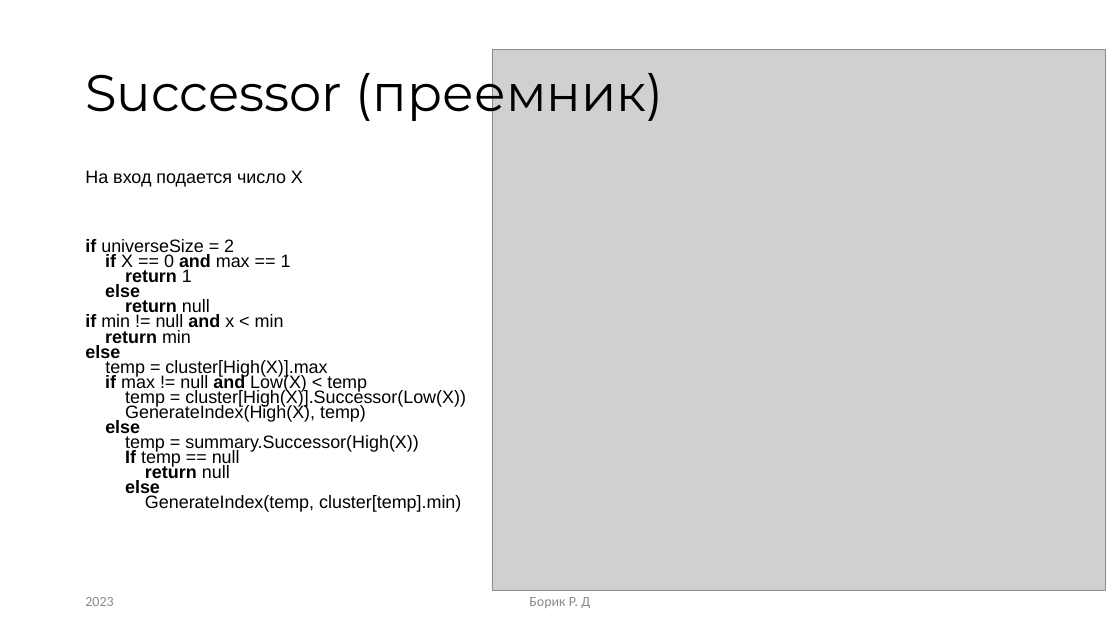
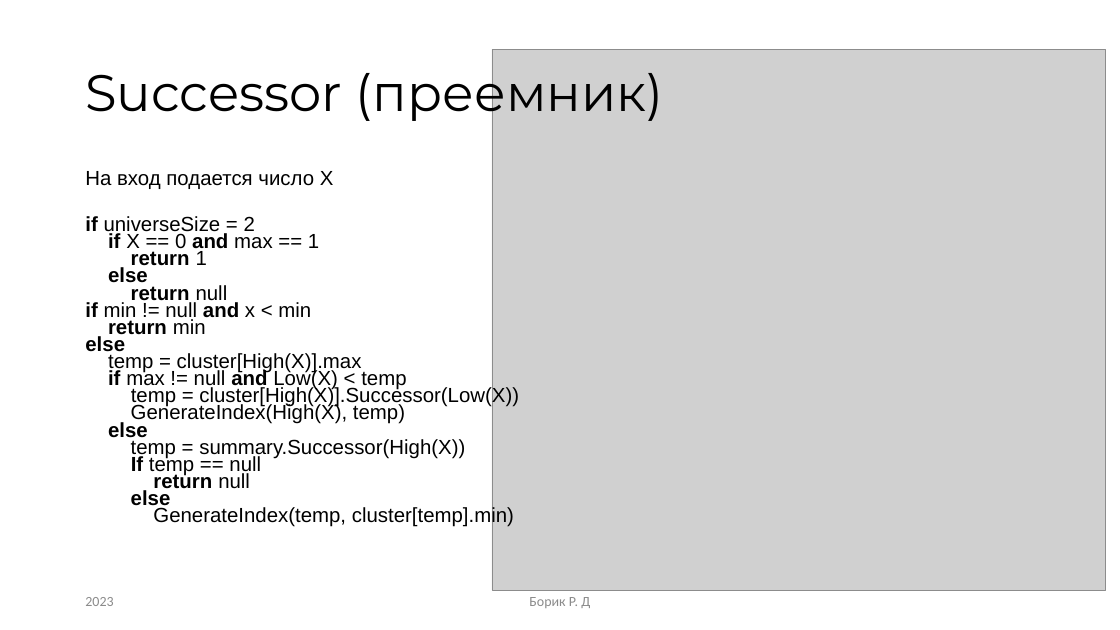
Before and after one commit to RandomServant/Van-Emde-Boas-tree, a slide deck: slide 11 of Presentation van Emde Boas tree.pptx. Drawn at 1120x630 pixels with LibreOffice and Linux fonts; fonts in the diff are those of the drawing; grey boxes stand for pictures. Boxes give left, top, right and bottom in pixels: in the first picture for what was removed or moved away, otherwise in the second. Text is boxed around its words. In the diff, an @@ line names an element or a change of style, - is before the commit and + after.

```diff
--- a/Presentation van Emde Boas tree.pptx
+++ b/Presentation van Emde Boas tree.pptx
@@ text "На вход подается число Х" at [85,171,519,527]: size 15.4 to 17.5 pt @@
```
Also in this commit, not shown: 9 other slides changed, 1 slide added, 1 other file.
